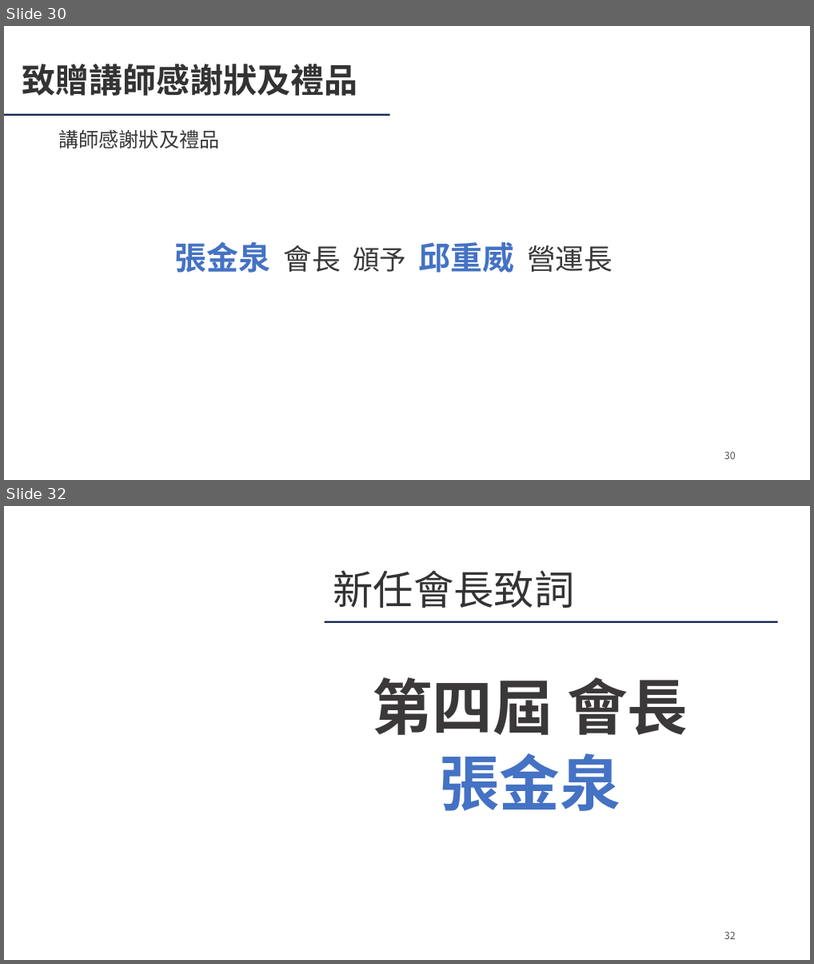
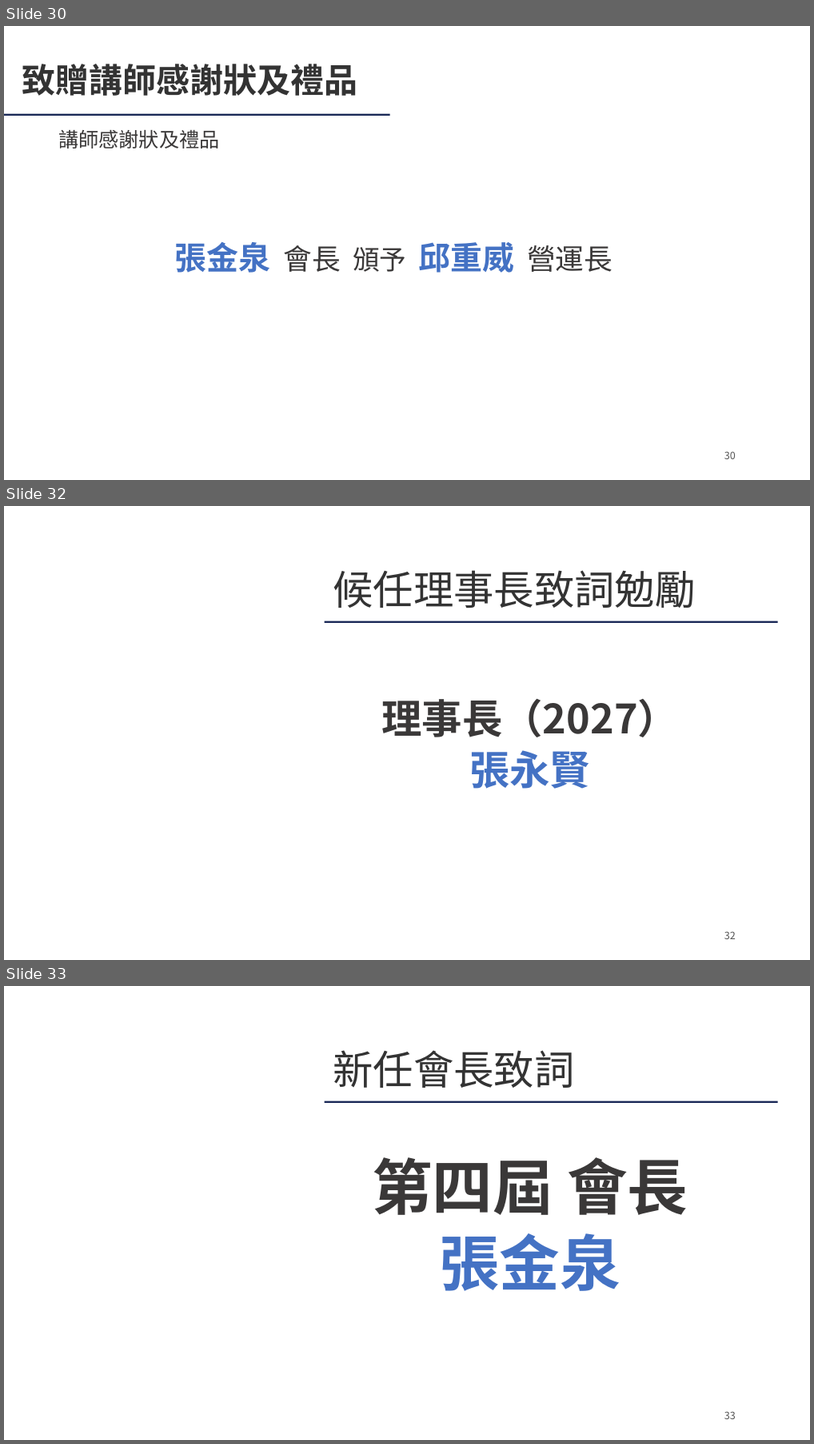
Before and after one commit to Ericliang680928/IAA, a slide deck: 20261204/agm/IAA會員大會簡報_20261204.pptx. Shown one above the other, each under a label of ours: slides 30 and 32 before the commit, slides 30, 32 and 33 after it; the slides between them are not shown. The pictures are 814x964 and 814x1444 pixels, drawn with LibreOffice and Linux fonts; fonts in the diff are those of the drawing; background and template pictures are left out. Boxes give left, top, right and bottom in pixels: in the first picture for what was removed or moved away, otherwise in the second. Text is boxed around its words. In the diff, an @@ line names an element or a change of style, - is before the commit and + after.

```diff
--- a/20261204/agm/IAA會員大會簡報_20261204.pptx
+++ b/20261204/agm/IAA會員大會簡報_20261204.pptx
@@ slide 32 added at (4, 506, 810, 960), background picture (left out) @@
@@ text added at (333, 570, 696, 608), 48 pt, text #333333 @@
+候任理事長致詞勉勵
@@ rectangle added at (325, 621, 778, 623), fill #192856 @@
@@ text added at (382, 699, 678, 788), 48 pt, text #3A3838, bold @@
+理事長（2027）
+張永賢
@@ page number added at (725, 931, 736, 939), 12 pt, text #555555 @@
+32
@@ what was slide 32 is now slide 33 @@
@@ page number at (725, 1411, 736, 1419): text changed @@
-32
+33
```
Also in this commit, not shown: 1 slide changed, 3 other files.
